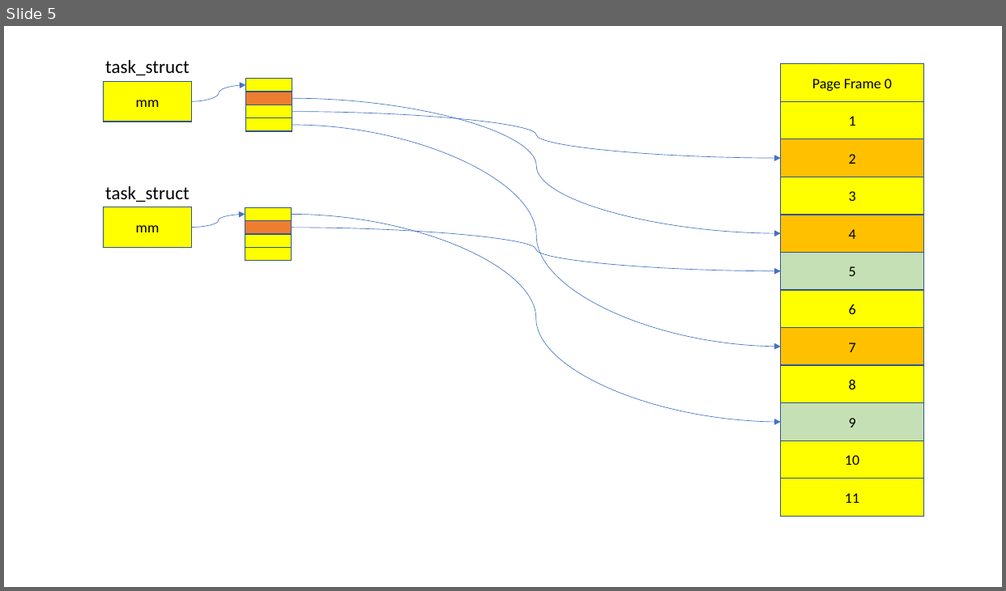
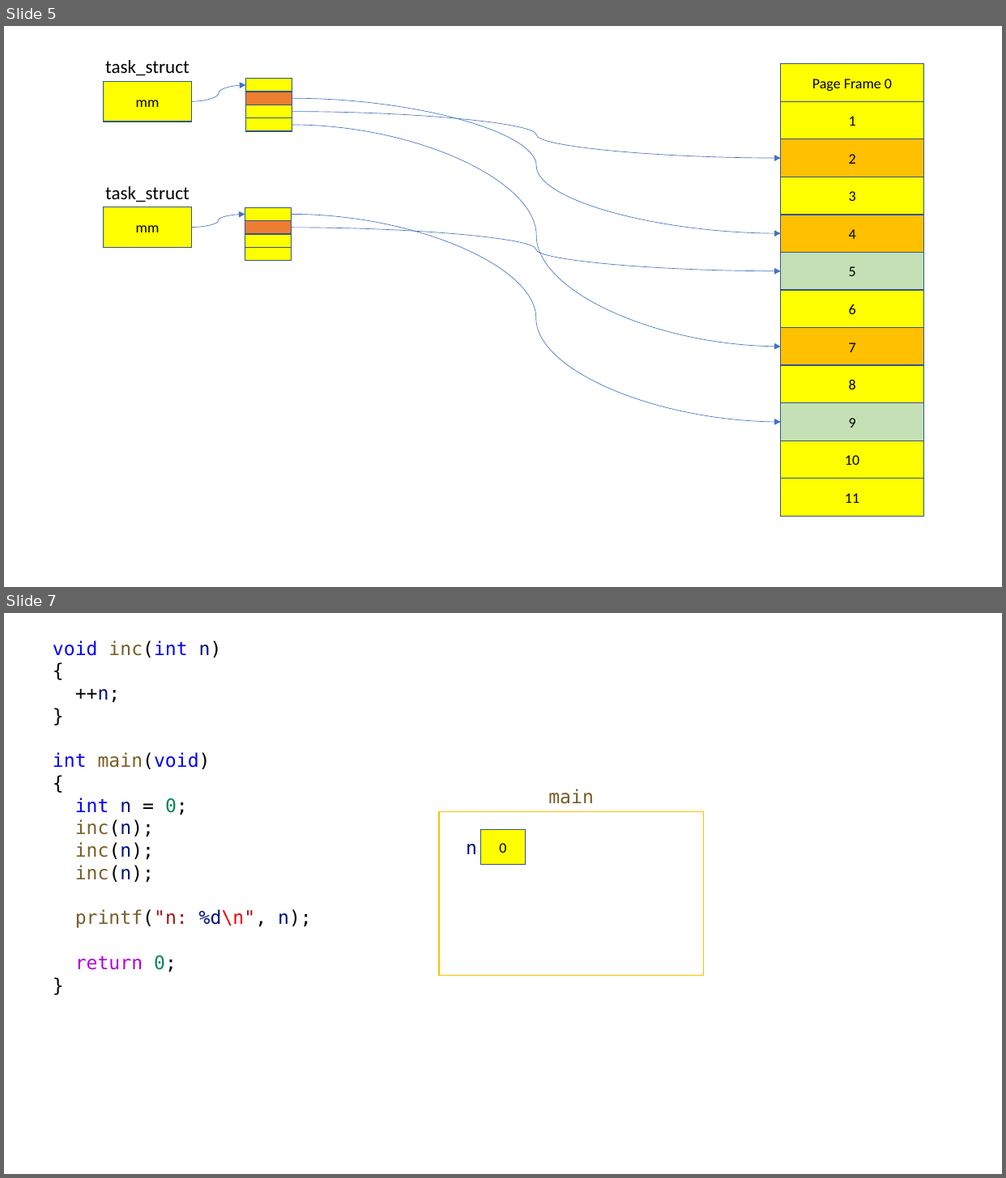
Before and after one commit to yoonichul/hyundai_20220510, a slide deck: 220511.pptx. Shown one above the other, each under a label of ours: slide 5 before the commit, slides 5 and 7 after it; the slides between them are not shown. The pictures are 1006x591 and 1006x1178 pixels, drawn with LibreOffice and Linux fonts; fonts in the diff are those of the drawing. Boxes give left, top, right and bottom in pixels: in the first picture for what was removed or moved away, otherwise in the second. Text is boxed around its words. In the diff, an @@ line names an element or a change of style, - is before the commit and + after.

```diff
--- a/220511.pptx
+++ b/220511.pptx
@@ slide 7 added at (x1=4, y1=613, x2=1002, y2=1174), background #FFFFFF @@
@@ text added at (x1=53, y1=641, x2=312, y2=973), 18 pt, text #000000 @@
+void inc(int n)
+{
+++n;
+}
+int main(void)
+{
+int n = 0;
+inc(n);
+inc(n);
+inc(n);
+printf("n: %d\n", n);
+return 0;
+}
@@ text added at (x1=548, y1=789, x2=594, y2=804), 18 pt, text #795E26 @@
+main
@@ rectangle added at (x1=439, y1=811, x2=704, y2=975), fill #FFFFFF, outline #FFC000 1 pt @@
@@ rectangle added at (x1=481, y1=830, x2=525, y2=865), fill #FFFF00, outline #325491 1 pt, 14 pt, text #000000 @@
+0
@@ text added at (x1=466, y1=844, x2=477, y2=854), 18 pt, text #001080 @@
+n
```
Also in this commit, not shown: 4 other slides added.
